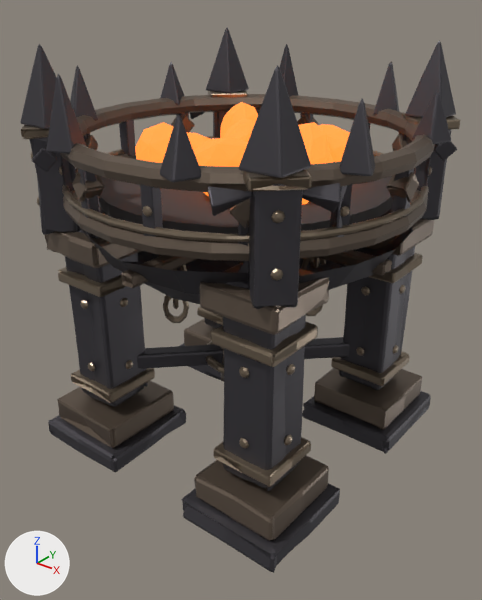
A saved change to the glTF model godot/art/models/SM_Cripta_Braseiro.glb.
Camera for both pictures: a 50 mm camera at (1.63, -2.06, 1.92) aimed at (0.04, -0.07, 0.68). Lighting does not change. The marker at lower left points along +X, +Y and +Z. The first picture is the older version. Vertices at exactly the same position are counted once.

The first picture shows 'SM_Cripta_Braseiro'.
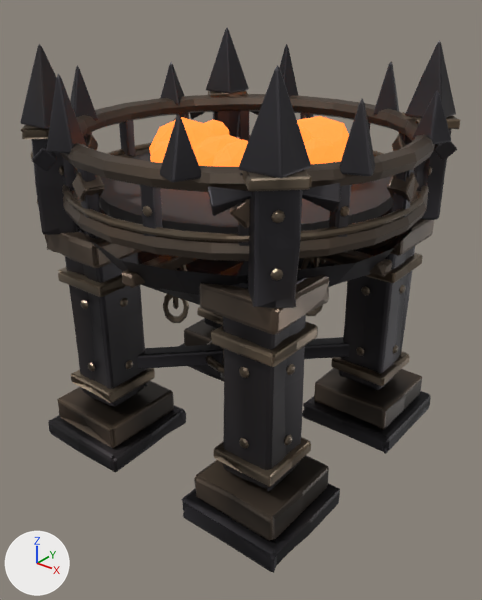
The change, as a diff of the scene's bpy script:
```diff
--- a/godot/art/models/SM_Cripta_Braseiro.glb.py
+++ b/godot/art/models/SM_Cripta_Braseiro.glb.py
@@ mat_m_braseiro_ferro @@
 n0 = _N.new('ShaderNodeBsdfPrincipled'); n0.name = 'Principled BSDF'
-n0.inputs[0].default_value = (0.075, 0.07, 0.08, 1.0)  # 'Base Color', dark grey #4d4b50
 n0.inputs[1].default_value = 0.7  # 'Metallic'
 n1 = _N.new('ShaderNodeOutputMaterial'); n1.name = 'Material Output'
+n2 = _N.new('ShaderNodeMix'); n2.name = 'Mix'
+n2.data_type = 'RGBA'
+n2.blend_type = 'MULTIPLY'
+n2.inputs[0].default_value = 1.0  # 'Factor'
+n2.inputs[7].default_value = (0.075, 0.07, 0.08, 1.0)  # 'B', dark grey #4d4b50
+n3 = _N.new('ShaderNodeVertexColor'); n3.name = 'Color Attribute'
 _L.new(n0.outputs[0], n1.inputs[0])  # 'BSDF' to 'Surface'
+_L.new(n2.outputs[2], n0.inputs[0])  # 'Result' to 'Base Color'
+_L.new(n3.outputs[0], n2.inputs[6])  # 'Color' to 'A'
@@ mat_m_braseiro_cinta @@
 n0 = _N.new('ShaderNodeBsdfPrincipled'); n0.name = 'Principled BSDF'
-n0.inputs[0].default_value = (0.16, 0.12, 0.09, 1.0)  # 'Base Color', brown #6f6155
 n0.inputs[1].default_value = 0.6  # 'Metallic'
@@ mat_m_braseiro_cinta @@
 n1 = _N.new('ShaderNodeOutputMaterial'); n1.name = 'Material Output'
+n2 = _N.new('ShaderNodeMix'); n2.name = 'Mix'
+n2.data_type = 'RGBA'
+n2.blend_type = 'MULTIPLY'
+n2.inputs[0].default_value = 1.0  # 'Factor'
+n2.inputs[7].default_value = (0.16, 0.12, 0.09, 1.0)  # 'B', brown #6f6155
+n3 = _N.new('ShaderNodeVertexColor'); n3.name = 'Color Attribute'
 _L.new(n0.outputs[0], n1.inputs[0])  # 'BSDF' to 'Surface'
+_L.new(n2.outputs[2], n0.inputs[0])  # 'Result' to 'Base Color'
+_L.new(n3.outputs[0], n2.inputs[6])  # 'Color' to 'A'
@@ mat_m_braseiro_gasto @@
 n0 = _N.new('ShaderNodeBsdfPrincipled'); n0.name = 'Principled BSDF'
-n0.inputs[0].default_value = (0.27, 0.21, 0.15, 1.0)  # 'Base Color', brown #8e7e6c
 n0.inputs[1].default_value = 0.8  # 'Metallic'
@@ mat_m_braseiro_gasto @@
 n1 = _N.new('ShaderNodeOutputMaterial'); n1.name = 'Material Output'
+n2 = _N.new('ShaderNodeMix'); n2.name = 'Mix'
+n2.data_type = 'RGBA'
+n2.blend_type = 'MULTIPLY'
+n2.inputs[0].default_value = 1.0  # 'Factor'
+n2.inputs[7].default_value = (0.27, 0.21, 0.15, 1.0)  # 'B', brown #8e7e6c
+n3 = _N.new('ShaderNodeVertexColor'); n3.name = 'Color Attribute'
 _L.new(n0.outputs[0], n1.inputs[0])  # 'BSDF' to 'Surface'
+_L.new(n2.outputs[2], n0.inputs[0])  # 'Result' to 'Base Color'
+_L.new(n3.outputs[0], n2.inputs[6])  # 'Color' to 'A'
@@ mat_m_braseiro_cinza @@
 n0 = _N.new('ShaderNodeBsdfPrincipled'); n0.name = 'Principled BSDF'
-n0.inputs[0].default_value = (0.05, 0.045, 0.045, 1.0)  # 'Base Color', dark grey #3f3c3c
 n0.inputs[2].default_value = 1.0  # 'Roughness'
 n1 = _N.new('ShaderNodeOutputMaterial'); n1.name = 'Material Output'
+n2 = _N.new('ShaderNodeMix'); n2.name = 'Mix'
+n2.data_type = 'RGBA'
+n2.blend_type = 'MULTIPLY'
+n2.inputs[0].default_value = 1.0  # 'Factor'
+n2.inputs[7].default_value = (0.05, 0.045, 0.045, 1.0)  # 'B', dark grey #3f3c3c
+n3 = _N.new('ShaderNodeVertexColor'); n3.name = 'Color Attribute'
 _L.new(n0.outputs[0], n1.inputs[0])  # 'BSDF' to 'Surface'
+_L.new(n2.outputs[2], n0.inputs[0])  # 'Result' to 'Base Color'
+_L.new(n3.outputs[0], n2.inputs[6])  # 'Color' to 'A'
@@ me_cube @@
-me_cube.from_pydata(...)  # 9671 vertices, 18756 faces; spans x -0.72..0.72, y -0.72..0.72, z 0.0..1.7
+me_cube.from_pydata(...)  # 9670 vertices, 18756 faces; spans x -0.72..0.72, y -0.72..0.72, z 0.0..1.7
+# me_cube part 1: a new loose piece of 42 vertices spanning x 0.13..0.44, y -0.03..0.18, z 1.13..1.45, in mat_m_braseiro_brasa
+# me_cube part 2: 924 vertices moved from x -0.7..0.72, y -0.71..0.71, z 0.76..1.43 to x -0.71..0.72, y -0.71..0.71, z 0.75..1.44; 381 vertices removed from x -0.7..0.71, y -0.69..0.69, z 0.94..1.42; 338 vertices added at x -0.7..0.72, y -0.71..0.71, z 0.95..1.42
 me_cube.materials.append(mat_m_braseiro_ferro)
```

Changed parts and their boxes (x1, y1, x2, y2) in the pictures (482 x 600 px; the box of a moved part takes in the faces that stretch with it):
'SM_Cripta_Braseiro', recoloured, reshaped
    both: (20, 28, 460, 573)
part 1 of me_cube, added
    after: (297, 116, 349, 162)
part 2 of me_cube, moved or reshaped
    before: (21, 90, 460, 309)
    after: (21, 91, 460, 308)
